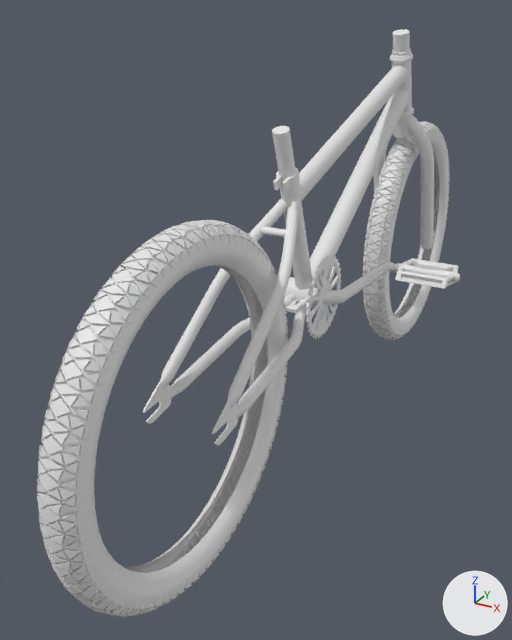
Two versions of the Blender file bmx/bmx.blend, one commit apart.
Camera for both pictures: a 50 mm camera at (0.692, -1.693, 0.352) aimed at (-0.123, -0.212, -0.388). The axes (+X, +Y, +Z) are drawn at lower right. The lights are the same throughout.
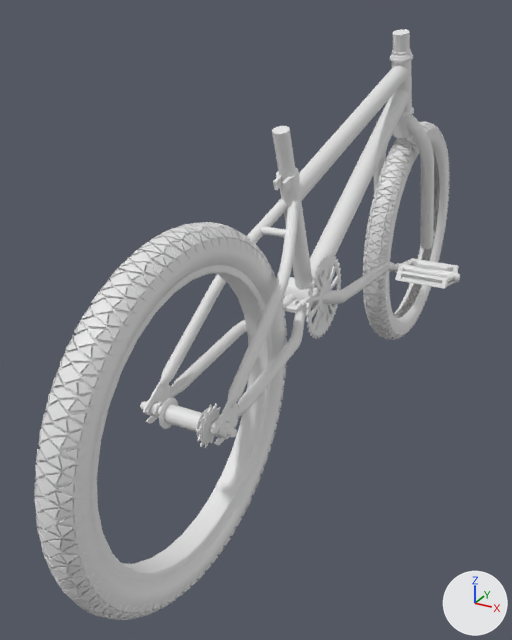
ob_beziercircle_002 is not drawn itself; it is used by a modifier of ob_plane_001.
ob_beziercircle_003 is not drawn itself; it is used by a modifier of ob_plane_001.

Boxes [x1, y1, x2, y2] around the edits, measured in the pictures (512 x 640 px):
'Plane.001', moved
    before: [37, 220, 288, 616]
    after: [34, 222, 287, 620]
'Circle.001', added
    after: [92, 265, 272, 582]
'Cylinder.016', added
    after: [140, 397, 237, 438]
'Circle.002', added
    after: [197, 403, 220, 448]
'Cylinder.018', added
    after: [219, 422, 233, 439]
'Cylinder.020', added
    after: [150, 401, 163, 418]
'Cylinder.019', added
    after: [211, 420, 219, 437]

Patch to the scene script:
```diff
--- a/bmx/bmx.blend.py
+++ b/bmx/bmx.blend.py
@@ me_cylinder_015 @@
+me_cylinder_015.from_pydata(...)  # 36 vertices, 20 faces; spans x -0.0139..0.0139, y -0.0155..0.0155, z -0.0065..0.0065
+me_cylinder_015.polygons.foreach_set('use_smooth', [True] * 20)
@@ me_circle_003 @@
+me_circle_003.from_pydata(...)  # 234 vertices, 223 faces; spans x -1.38..1.38, y -1.39..1.36, z -0.19..0.07
+me_circle_003.polygons.foreach_set('use_smooth', [True] * 223)
@@ me_circle_001 @@
+me_circle_001.from_pydata(...)  # 192 vertices, 160 faces; spans x -1.06..1.06, y -1.06..1.06, z 0.0..0.09
+me_circle_001.polygons.foreach_set('use_smooth', [True] * 160)
@@ me_cylinder_012 @@
+me_cylinder_012.from_pydata(...)  # 216 vertices, 193 faces; spans x -0.0359..0.0359, y -0.0359..0.0359, z 0.0..0.1079
+me_cylinder_012.polygons.foreach_set('use_smooth', [True] * 193)
@@ ob_plane_001 @@
 ob_plane_001 = bpy.data.objects.new('Plane.001', me_plane_000)
-ob_plane_001.location = (0.0, -0.708, -0.376)
+ob_plane_001.location = (0.0, -0.714, -0.379)
 ob_plane_001.rotation_euler = (0.0, 1.571, 0.0)  # degrees (0, 90, 0)
@@ ob_beziercircle_002 @@
 ob_beziercircle_002 = bpy.data.objects.new('BezierCircle.002', cu_beziercircle_002)
-ob_beziercircle_002.location = (0.0000678, -0.708, -0.376)
+ob_beziercircle_002.location = (0.0000678, -0.714, -0.379)
 ob_beziercircle_002.rotation_euler = (1.571, 1.571, 0.0)  # degrees (90, 90, 0)
@@ ob_beziercircle_003 @@
 ob_beziercircle_003 = bpy.data.objects.new('BezierCircle.003', cu_beziercircle_003)
-ob_beziercircle_003.location = (0.0000678, -0.708, -0.376)
+ob_beziercircle_003.location = (0.0000678, -0.714, -0.379)
 ob_beziercircle_003.rotation_euler = (0.0, 1.571, 0.0)  # degrees (0, 90, 0)
@@ ob_cylinder_020 @@
+ob_cylinder_020 = bpy.data.objects.new('Cylinder.020', me_cylinder_015)
+ob_cylinder_020.location = (-0.071, -0.714, -0.379)
+ob_cylinder_020.rotation_euler = (0.0, 1.571, 0.0)  # degrees (0, 90, 0)
@@ ob_cylinder_019 @@
+ob_cylinder_019 = bpy.data.objects.new('Cylinder.019', me_cylinder_015.copy())
+ob_cylinder_019.location = (0.071, -0.714, -0.379)
+ob_cylinder_019.rotation_euler = (0.0, 1.571, 0.0)  # degrees (0, 90, 0)
@@ ob_circle_002 @@
+ob_circle_002 = bpy.data.objects.new('Circle.002', me_circle_003)
+ob_circle_002.location = (0.05, -0.714, -0.379)
+ob_circle_002.rotation_euler = (0.0, 1.571, 0.0)  # degrees (0, 90, 0)
+ob_circle_002.scale = (-0.0314, -0.0314, -0.0314)
@@ ob_cylinder_018 @@
+ob_cylinder_018 = bpy.data.objects.new('Cylinder.018', me_cylinder_015.copy())
+ob_cylinder_018.location = (0.088, -0.714, -0.379)
+ob_cylinder_018.rotation_euler = (0.0, 1.571, 0.0)  # degrees (0, 90, 0)
@@ ob_circle_001 @@
+ob_circle_001 = bpy.data.objects.new('Circle.001', me_circle_001)
+ob_circle_001.location = (0.0, -0.714, -0.379)
+ob_circle_001.rotation_euler = (0.0, 1.571, 0.0)  # degrees (0, 90, 0)
+ob_circle_001.scale = (0.293, 0.293, 0.293)
+_m = ob_circle_001.modifiers.new('Mirror', 'MIRROR')
+_m.use_axis = (False, False, True)
@@ ob_cylinder_016 @@
+ob_cylinder_016 = bpy.data.objects.new('Cylinder.016', me_cylinder_012)
+ob_cylinder_016.location = (0.0, -0.714, -0.379)
+ob_cylinder_016.rotation_euler = (0.0, 1.571, 0.0)  # degrees (0, 90, 0)
+ob_cylinder_016.scale = (0.883, 0.883, 1.0)
+_m = ob_cylinder_016.modifiers.new('Mirror', 'MIRROR')
+_m.use_axis = (False, False, True)
```
